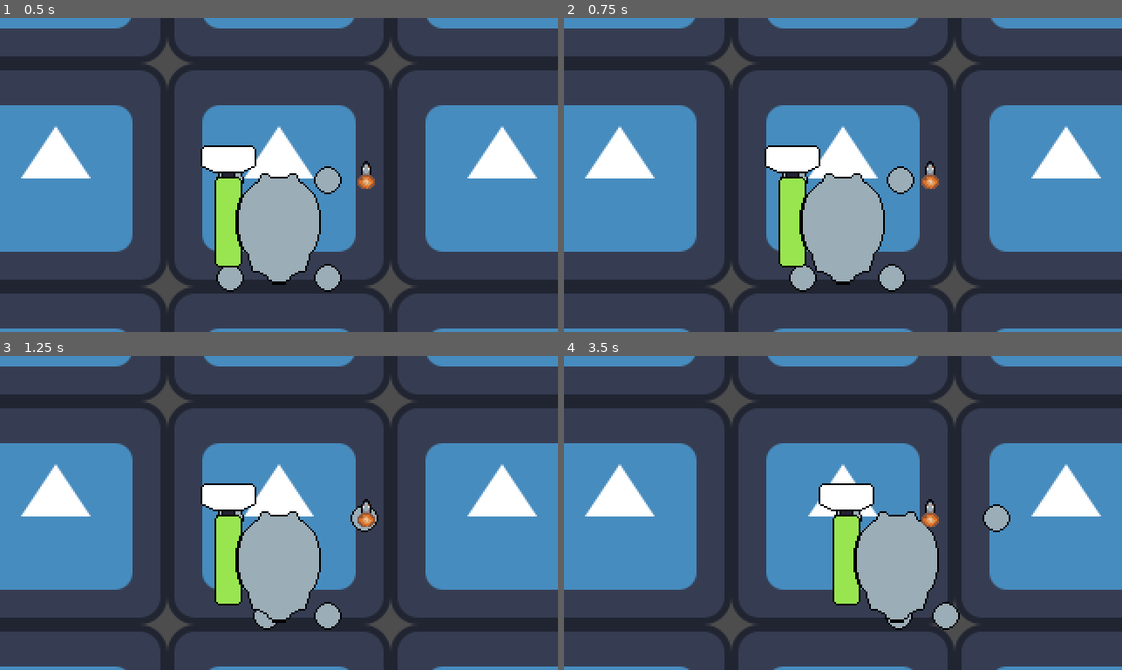
Above: before the commit, frames 1-4 (two rows, left to right).
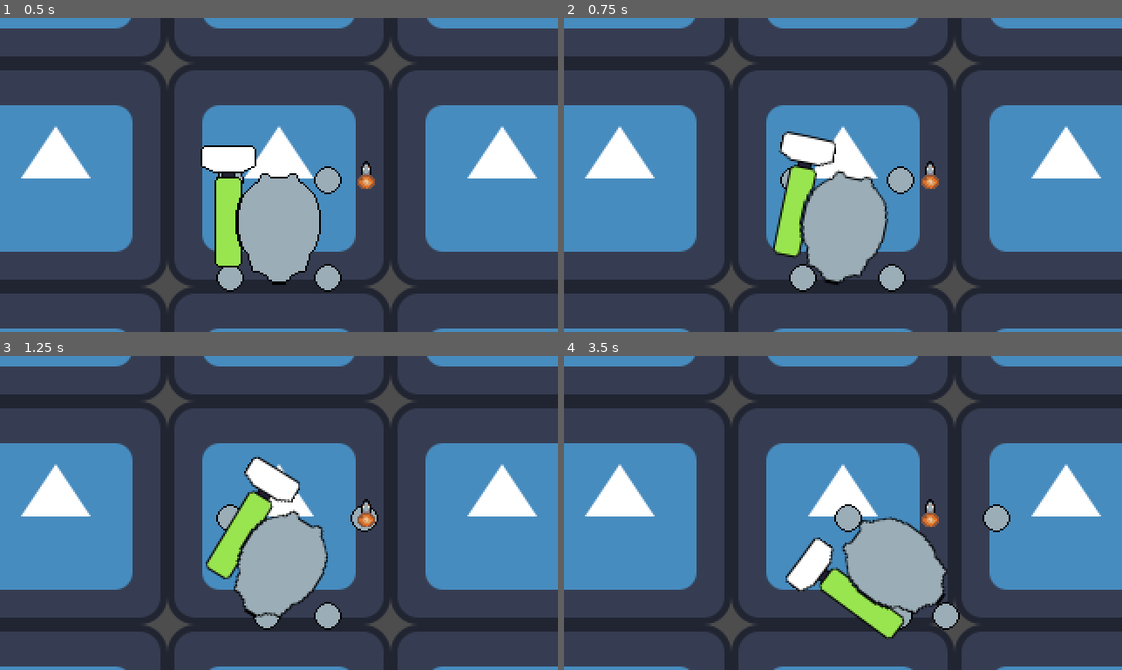
Above: after the commit, the same moments.

Repository: LaffertyDev/junkyard-brawl
Game: Godot game, scene res://src/game.tscn
Two runs of this game, one before a commit and one after it. Both use one fixed random seed, a clock stepped at 60 frames per second and the inputs below. The engine's default icon, where the game draws it, is replaced by a stand-in: a white triangle on a blue panel in a dark square.
Inputs (mouse positions are in pixels of both pictures, inside the frame that each line leads up to):
- Up to frame 1 (0.5 s): no input
- Up to frame 2 (0.75 s): tap Enter at 0.5 s; move the mouse to (965, 159) at 0.52 s; hold D (move_right) from 0.53 s (still down)
- Up to frame 3 (1.25 s): keep holding D (move_right)
- Up to frame 4 (3.5 s): move the mouse to (731, 528) at 1.27 s; release D (move_right) at 1.28 s; hold S (move_backward) 1.28-2.03 s; move the mouse to (898, 443) at 2.02 s; hold D (move_right) 2.03-2.78 s; move the mouse to (815, 575) at 2.77 s; hold W (move_forward) from 2.78 s (still down)

Frame 1 is identical in both runs. In frame 2, 2.5% of the frame differs, in the area x 35-59%, y 36-85%; in frame 3, 3.7%; in frame 4, 4.1%, in the area x 39-69%, y 40-90%.

Commit message:
turret rotation and clean warnings

Diff:
--- a/src/Characters/Max/max.gd
+++ b/src/Characters/Max/max.gd
@@ -1,6 +1,16 @@
 class_name Max extends CharacterBody2D
 
+@warning_ignore("unused_private_class_variable")
 @onready var _leg_bottom_left: Node2D = %leg_bottom_left
+@warning_ignore("unused_private_class_variable")
 @onready var _leg_bottom_right: Node2D = %leg_bottom_right
+@warning_ignore("unused_private_class_variable")
 @onready var _leg_top_left: Node2D = %leg_top_left
+@warning_ignore("unused_private_class_variable")
 @onready var _leg_top_right: Node2D = %leg_top_right
+@onready var _torso: Node2D = %max_torso
+
+func _physics_process(delta: float) -> void:
+	var target_angle = get_global_mouse_position().angle_to_point(self.position) - (PI / 2)
+
+	_torso.rotation = lerp_angle(_torso.rotation, target_angle, 1.0 * delta)
--- a/src/Characters/Max/max.tscn
+++ b/src/Characters/Max/max.tscn
@@ -46,9 +46,10 @@
 texture = ExtResource("3_68rjg")
 
 [node name="max_torso" type="Sprite2D" parent="."]
+unique_name_in_owner = true
 texture = ExtResource("2_u1ccp")
 
-[node name="max_hammer" type="Sprite2D" parent="."]
+[node name="max_hammer" type="Sprite2D" parent="max_torso"]
 position = Vector2(-29, -41)
 texture = ExtResource("4_7digu")
 
--- a/src/StateMachines/State.gd
+++ b/src/StateMachines/State.gd
@@ -5,6 +5,7 @@
 class_name State extends Node
 
 ## Emitted when the state finishes and wants to transition to another state.
+@warning_ignore("unused_signal")
 signal finished(next_state_path: String, data: Dictionary)
 
 ## Called by the state machine when receiving unhandled input events.
@@ -21,7 +22,7 @@
 
 ## Called by the state machine upon changing the active state. The `data` parameter
 ## is a dictionary with arbitrary data the state can use to initialize itself.
-func enter(previous_state_path: String, data := {}) -> void:
+func enter(_previous_state_path: String, _data := {}) -> void:
 	pass
 
 ## Called by the state machine before changing the active state. Use this function
Not shown, changed: todo.md
